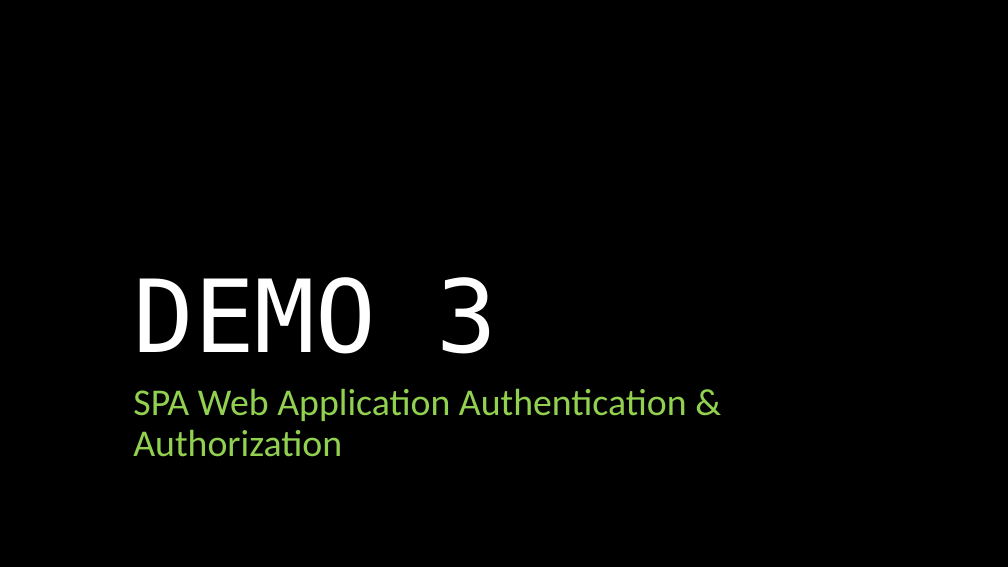
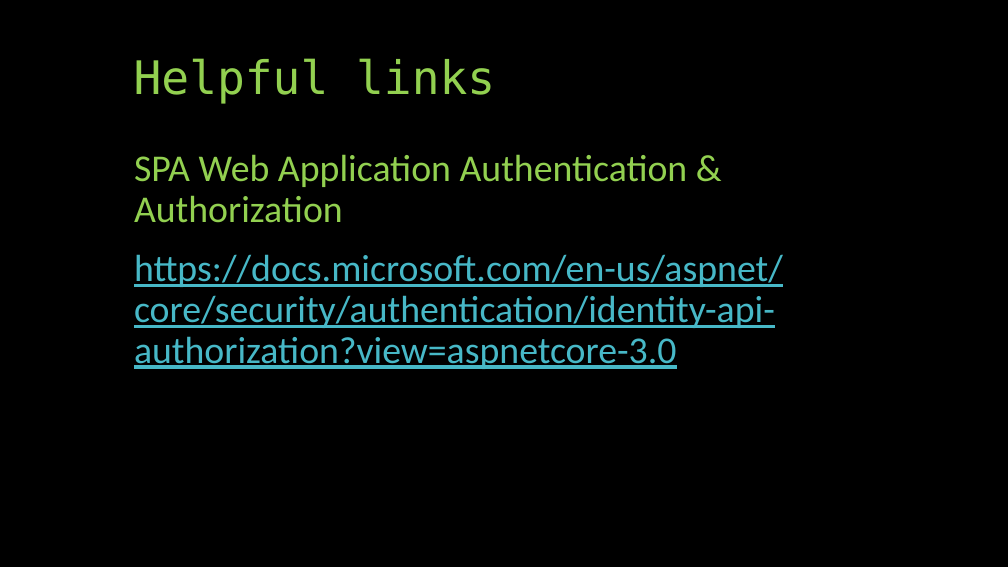
Before and after one commit to aaronralls/IdentityServer4Presentations, a slide deck: slide 20 of Authorization-IdentityServer4v2.pptx (slide 16 before the commit). Drawn at 1008x567 pixels with LibreOffice and Linux fonts; fonts in the diff are those of the drawing. Boxes give left, top, right and bottom in pixels: in the first picture for what was removed or moved away, otherwise in the second. Text is boxed around its words. In the diff, an @@ line names an element or a change of style, - is before the commit and + after.

```diff
--- a/Authorization-IdentityServer4v2.pptx
+++ b/Authorization-IdentityServer4v2.pptx
@@ text added at (134,58,495,104), 44 pt, text #92D050 @@
+Helpful links
@@ text "SPA Web Application Authentication & ...": place and size @@
-text "SPA Web Application Authentication & ..." at (133,388,687,457)
+text "SPA Web Application Authentication & ..." at (134,154,783,369)
@@ text at (134,254,783,369): paragraph added @@
+https://docs.microsoft.com/en-us/aspnet/core/security/authentication/identity-api-authorization?view=aspnetcore-3.0
@@ title removed at (134,277,498,354) @@
-DEMO 3
```
Also in this commit, not shown: 6 other slides changed, 1 slide added, 1 other file.
